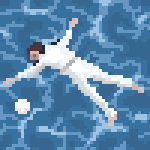
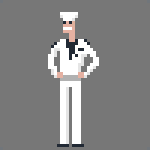
Layers edited between the first and the second 150x150 image:
hid group "sailor_drowned_01.png" (4 layers) over left=0, top=0, right=150, bottom=150
added group "sailor_standing_01.png copy" with 4 layers above "waterTile_01" over left=0, top=0, right=150, bottom=150
added layer "Layer 10" (2nd of 2, in "sailor_standing_01.png copy") in group "sailor_standing_01.png copy" over left=51, top=15, right=96, bottom=144
added layer "size" (2nd of 2, in "sailor_standing_01.png copy") in group "sailor_standing_01.png copy" over left=0, top=0, right=150, bottom=150
added layer "Layer 9" (2nd of 2, in "sailor_standing_01.png copy") in group "sailor_standing_01.png copy" over left=48, top=12, right=99, bottom=147
hid "waterTile_01" over left=0, top=0, right=150, bottom=150
showed "Layer 8" over left=0, top=0, right=150, bottom=150
